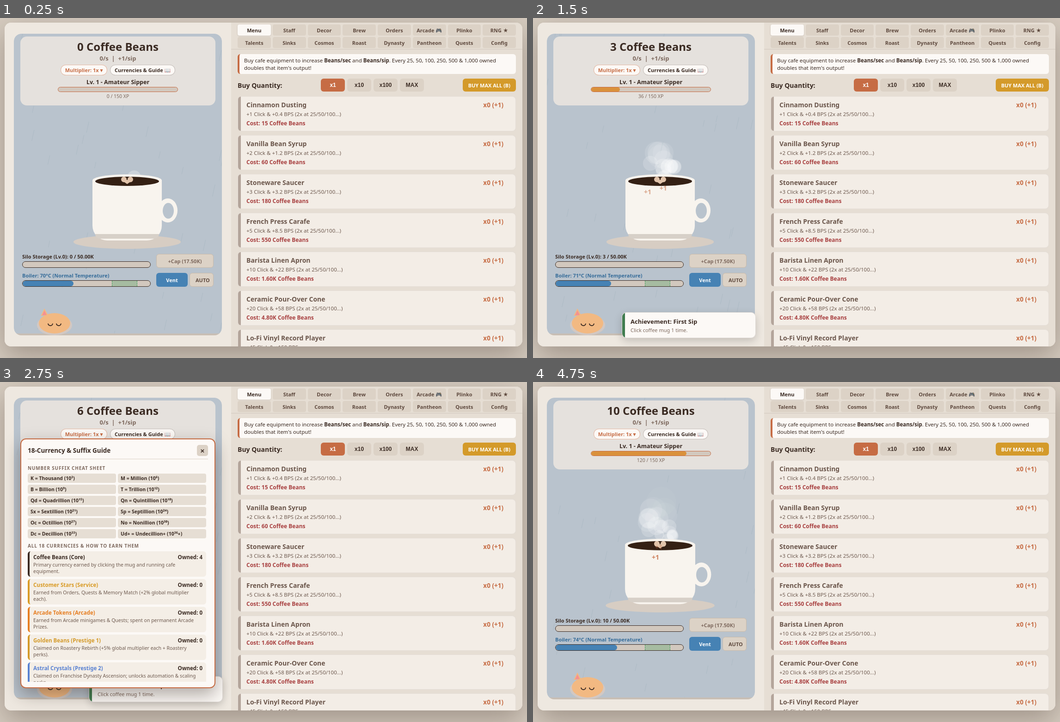
Above: before the commit, frames 1-4 (two rows, left to right).
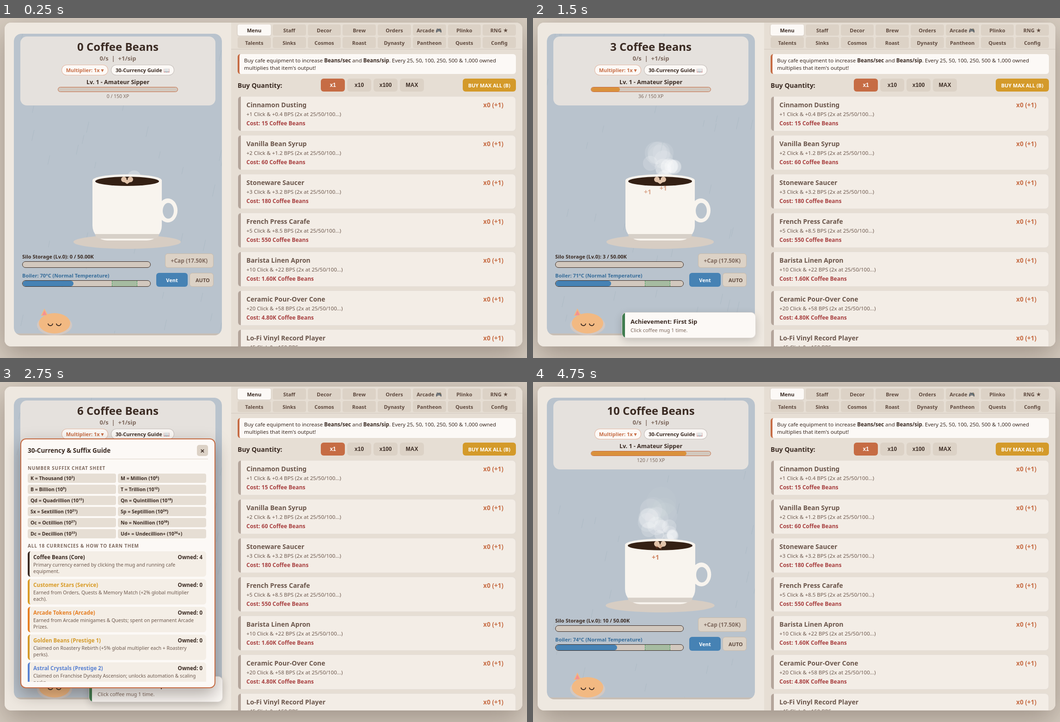
Above: after the commit, the same moments.

Repository: caarsonl/Cafe_Clicker
Game: browser game, page index.html
Two runs of this game, one before a commit and one after it. Both use one fixed random seed, a clock stepped at 60 frames per second and the inputs below.
Inputs (mouse positions are in pixels of both pictures, inside the frame that each line leads up to):
- Up to frame 1 (0.25 s): no input
- Up to frame 2 (1.5 s): click (648, 184) at 0.27 s; hold Right from 1.03 s (still down); click (648, 215) at 1.07 s; tap Space at 1.1 s
- Up to frame 3 (2.75 s): release Right at 1.53 s; hold Down 1.58-1.85 s; tap Space at 1.6, 2.1, 2.6 s; click (73, 518) at 1.67 s; hold Left 1.9-2.47 s; click "Currencies & Guide 📖" (after the commit: "30-Currency Guide 📖") at 2.02 s; click (158, 504) at 2.27 s; hold Up from 2.52 s (still down)
- Up to frame 4 (4.75 s): release Up at 2.82 s; click (680, 609) at 2.87 s; hold Right 2.87-3.53 s; tap Space every 0.5 s from 3.1 to 4.6 s; click (596, 623) at 3.47 s; hold Up 3.58-3.82 s; hold Left 3.87-4.3 s; click (648, 487) at 4.07 s; hold Down 4.35-4.68 s; click "Currencies & Guide 📖" (after the commit: "30-Currency Guide 📖") at 4.52 s; click (712, 562) at 4.67 s; hold Right from 4.73 s (still down)

The runs differ from the first frame. In frame 1, 0.4% of the frame differs, in the area x 11-60%, y 13-74%; in frame 2, 0.4%; in frame 3, 0.3%; in frame 4, 0.4%.

Commit message:
0.9

Diff:
--- a/index.html
+++ b/index.html
@@ -14,7 +14,7 @@
            LEFT STAGE: WINDOW SCENE, MUG, CAT, HUD & STABILIZERS
            ================================================================= -->
       <section id="left-stage">
-        <!-- Interactive Canvas: Sky, Rain, Decor, Cat, Croissant, Mug, Steam & Popups -->
+        <!-- Interactive Canvas: Sky, Rain, Shimmering Drops, Decor, Cat, Croissant, Mug & Popups -->
         <canvas id="scene-canvas" width="450" height="652"></canvas>
 
         <!-- Single Clean Top Production & Level Overlay -->
@@ -26,8 +26,8 @@
             <button id="multiplier-display" class="hud-pill" type="button" title="Inspect every multiplier source">
               Multiplier: 1.0x ▾
             </button>
-            <button id="btn-open-glossary" class="hud-pill hud-pill-guide" type="button" title="View all 18 Currencies & Number Suffixes">
-              Currencies &amp; Guide 📖
+            <button id="btn-open-glossary" class="hud-pill hud-pill-guide" type="button" title="View all 30 Currencies & Number Suffixes">
+              30-Currency Guide 📖
             </button>
           </div>
 
@@ -37,7 +37,7 @@
             <div class="progress-track xp-track">
               <div id="xp-bar-fill" class="progress-fill xp-fill" style="width: 0%;"></div>
             </div>
-            <div id="xp-text">0 / 150 XP</div>
+            <div id="xp-text">0 / 158 XP</div>
           </div>
 
           <!-- Compact 3-Column Active Currency Grid (Shows Full Names + Color Badges) -->
@@ -53,10 +53,10 @@
           <div id="mult-pop-body" class="popover-body"></div>
         </aside>
 
-        <!-- Interactive 18-Currency & Number Suffix Glossary Popover -->
+        <!-- Interactive 30-Currency & Number Suffix Glossary Popover -->
         <aside id="glossary-popover" class="hud-popover glossary-popover hidden" aria-label="Currency Glossary">
           <div class="popover-header">
-            <span class="popover-title">18-Currency &amp; Suffix Guide</span>
+            <span class="popover-title">30-Currency &amp; Suffix Guide</span>
             <button id="btn-close-glossary" class="popover-close" type="button" aria-label="Close">×</button>
           </div>
           <div id="glossary-pop-body" class="popover-body glossary-scroll"></div>
@@ -72,9 +72,14 @@
                 <div id="silo-bar-fill" class="progress-fill silo-fill" style="width: 0%;"></div>
               </div>
             </div>
-            <button id="btn-silo-upgrade" class="btn btn-silo" type="button" title="Increase maximum Bean storage capacity">
-              +Cap (12.00K)
-            </button>
+            <div class="boiler-btn-group">
+              <button id="btn-silo-upgrade" class="btn btn-silo-compact" type="button" title="Increase maximum Bean storage capacity">
+                +Cap (17.5K)
+              </button>
+              <button id="btn-auto-silo" class="btn btn-toggle hidden" type="button" title="Auto-upgrade Silo at 95% full">
+                AUTO
+              </button>
+            </div>
           </div>
 
           <!-- Espresso Boiler Temperature Row -->
@@ -82,13 +87,13 @@
             <div class="meter-column">
               <div id="boiler-text" class="meter-label heat-cold">Boiler: 70°C (Normal)</div>
               <div class="progress-track stabilizer-track">
-                <div class="boiler-sweet-zone" title="Sweet Spot (85°C–95°C): +50% Extraction Bonus!"></div>
+                <div id="boiler-sweet-zone" class="boiler-sweet-zone" title="Sweet Spot (85°C–95°C): +50% Extraction & distills Velvet Crema Essence!"></div>
                 <div id="boiler-bar-fill" class="progress-fill heat-cold-fill" style="width: 40%;"></div>
               </div>
             </div>
             <div class="boiler-btn-group">
               <button id="btn-vent" class="btn btn-vent" type="button" title="Cool boiler by 25°C (Hotkey: V)">Vent</button>
-              <button id="btn-auto-vent" class="btn btn-toggle" type="button" title="Automatically vent at 95°C">AUTO</button>
+              <button id="btn-auto-vent" class="btn btn-toggle" type="button" title="Automatically vent before overheating">AUTO</button>
             </div>
           </div>
         </div>
@@ -137,7 +142,7 @@
           <!-- 1. MENU TAB (30 Regular Upgrades) -->
           <div id="tab-menu" class="tab-pane active">
             <div class="pane-helper-banner">
-              Buy cafe equipment to increase <strong>Beans/sec</strong> and <strong>Beans/sip</strong>. Every 25, 50, 100, 250, 500 &amp; 1,000 owned doubles that item's output!
+              Buy cafe equipment to increase <strong>Beans/sec</strong> and <strong>Beans/sip</strong>. Every 25, 50, 100, 250, 500 &amp; 1,000 owned multiplies that item's output!
             </div>
             <div class="pane-toolbar">
               <span class="toolbar-label">Buy Quantity:</span>
@@ -157,7 +162,7 @@
           <!-- 2. STAFF TAB (5 Cafe Companions) -->
           <div id="tab-staff" class="tab-pane">
             <div class="pane-helper-banner">
-              Hire cozy companions to automate mug sips, catch flying Golden Croissants, auto-buy upgrades, and boost offline &amp; tip income.
+              Hire cozy companions to automate mug sips, catch flying Golden Croissants &amp; Shimmering Raindrops, auto-buy upgrades, and boost offline &amp; tip income.
             </div>
             <div class="pane-header-row">
               <h2 class="pane-title">Cafe Staff &amp; Companions</h2>
@@ -181,13 +186,19 @@
             <div class="pane-helper-banner">
               Research specialty drinks to unlock permanent cafe-wide multipliers and fulfill higher-paying Customer Orders.
             </div>
+            <div class="pane-header-row">
+              <h2 class="pane-title">Specialty Brew Lab</h2>
+              <button id="btn-auto-brew" class="btn btn-secondary btn-sm hidden" type="button">
+                Auto-Brew: OFF
+              </button>
+            </div>
             <div id="brew-list" class="card-list"></div>
           </div>
 
-          <!-- 5. ORDERS TAB (Customer Counter) -->
+          <!-- 5. ORDERS TAB (Customer Counter & VIP Food Critics) -->
           <div id="tab-orders" class="tab-pane">
             <div class="pane-helper-banner">
-              Serve freshly brewed drinks to customers to earn <strong>Customer Stars ★</strong> (+2% global multiplier each) and huge bean tips.
+              Serve freshly brewed drinks to earn <strong>Customer Stars ★</strong>. Every 5th order spawns a <strong>VIP Food Critic</strong> who awards <strong>Royal Coffee Seals</strong>!
             </div>
             <div class="pane-header-row">
               <h2 class="pane-title">Customer Counter</h2>
@@ -196,9 +207,10 @@
               </button>
             </div>
             <p id="customer-stars-display" class="sub-stat-star">
-              Customer Stars Collected: 0 ★ (+0% Multiplier)
+              Customer Stars Collected: 0 ★ (+0% Multiplier) &nbsp;|&nbsp; Next VIP Critic in 5 orders
             </p>
             <div id="order-card" class="game-card order-box">
+              <div id="order-vip-badge" class="vip-critic-badge hidden">👑 VIP FOOD CRITIC ORDER (Awards Royal Coffee Seal!)</div>
               <div id="order-title" class="card-title">Waiting for next customer...</div>
               <div id="order-timer" class="card-desc"></div>
               <button id="btn-serve-order" class="btn btn-serve hidden" type="button">
@@ -300,16 +312,16 @@
             <div id="arcade-shop-list" class="card-list compact-list"></div>
           </div>
 
-          <!-- 7. PLINKO TAB (18-Currency Physics Simulator) -->
+          <!-- 7. PLINKO TAB (30-Currency Physics Simulator) -->
           <div id="tab-plinko" class="tab-pane">
             <div class="pane-helper-banner">
-              Select any of your <strong>18 Currencies</strong> below, set your wager (up to 10% of balance), and click the top strip or <strong>DROP</strong> to aim!
+              Select any of your <strong>30 Currencies</strong> below, set your wager (up to 10% of balance), and click the top strip or <strong>DROP</strong> to aim!
             </div>
             <div id="plinko-currency-grid" class="plinko-curr-grid"></div>
             <div id="plinko-risk-label" class="plinko-risk-text">
               Coffee Beans: Bias Handicap 0%
             </div>
-            <canvas id="plinko-canvas" width="545" height="365"></canvas>
+            <canvas id="plinko-canvas" width="545" height="350"></canvas>
             <div class="plinko-controls">
               <div class="plinko-bal-col">
                 <div id="plinko-bal-label" class="plinko-bal-text">Bal: 0</div>
@@ -330,7 +342,7 @@
             </div>
           </div>
 
-          <!-- 8. RNG TAB (15-Tier Grindy Aura Roller, Craftable Gear & 5-Star Mastery) -->
+          <!-- 8. RNG TAB (15-Tier Grindy Aura Roller, Craftable Gear, Paradox Salvage & Dual Auras) -->
           <div id="tab-rng" class="tab-pane">
             <div class="pane-header-row">
               <div>
@@ -365,6 +377,11 @@
                 <div id="rng-current-buff" class="rng-aura-buff">Farm duplicate auras to craft Gear &amp; reach 5★ Mastery!</div>
               </div>
 
+              <!-- Active Equipped Aura(s) Bar -->
+              <div id="rng-equipped-bar" class="rng-equipped-bar">
+                Primary Aura: None &nbsp;|&nbsp; Sub-Aura: Locked (Requires Void-Rift Relics)
+              </div>
+
               <!-- Roll Progress Bar -->
               <div class="rng-progress-wrap" title="Current Roll Progress">
                 <div id="rng-roll-bar" class="rng-roll-bar" style="width: 0%;"></div>
@@ -405,6 +422,15 @@
               </div>
             </div>
 
+            <!-- Paradox Dust Salvage & Trait Lab -->
+            <div class="pane-header-row section-spacer">
+              <h3 class="pane-subtitle">Paradox Dust Salvage &amp; Aura Traits</h3>
+              <button id="btn-rng-dissolve" class="btn btn-pantheon btn-sm" type="button" title="Dissolve excess Common–Epic duplicates into Paradox Dust">
+                Salvage Duplicates → Dust
+              </button>
+            </div>
+            <div id="rng-traits-list" class="card-list compact-list"></div>
+
             <!-- Craftable RNG Gear & Gauntlets (Consumes Rolled Auras + Currencies) -->
             <h3 class="pane-subtitle section-spacer">Craftable RNG Gear (Sacrifice Duplicate Auras)</h3>
             <div id="rng-gear-list" class="card-list compact-list"></div>
@@ -436,10 +462,10 @@
             <div id="milestones-list" class="card-list"></div>
           </div>
 
-          <!-- 10. SINKS TAB (Altar, Transmutation & Endless Crucible) -->
+          <!-- 10. SINKS TAB (Altar, Specialty Rule-Changers, Transmutation & Endless Crucible) -->
           <div id="tab-sinks" class="tab-pane">
             <div class="pane-helper-banner">
-              Convert excess Coffee Beans into higher-tier currencies or dump resources into uncapped multipliers.
+              Spend your <strong>12 Specialty &amp; Ultra-Endgame Currencies</strong> on permanent rule-changing upgrades, or dump excess resources into uncapped multipliers.
             </div>
             <div class="game-card card-altar">
               <div class="card-accent accent-gold"></div>
@@ -452,6 +478,9 @@
               </button>
             </div>
 
+            <h2 class="pane-title section-spacer">Specialty Alchemy &amp; Endgame Rule-Changers</h2>
+            <div id="specialty-alchemy-list" class="card-list compact-list"></div>
+
             <h2 class="pane-title section-spacer">Transmutation Forge (Currency Exchange)</h2>
             <div id="transmute-list" class="card-list compact-list"></div>
 
@@ -459,19 +488,38 @@
             <div id="sinks-list" class="card-list"></div>
           </div>
 
-          <!-- 11. COSMOS TAB (12 Celestial Forges, Pinnacle Sanctuary & God-Tier Perks) -->
+          <!-- 11. COSMOS TAB (12 Celestial Forges, Sanctuary, Tier 4 Omniverse & God-Tier Perks) -->
           <div id="tab-cosmos" class="tab-pane">
             <div class="pane-helper-banner">
               Forge <strong>12 Endgame Celestial Currencies</strong> using full resource recipes—every forged currency grants a massive permanent multiplier!
             </div>
-            <h2 class="pane-title">The Celestial Forge (12 Endgame Currencies)</h2>
+            <div class="pane-header-row">
+              <h2 class="pane-title">The Celestial Forge (12 Currencies)</h2>
+              <button id="btn-auto-forge" class="btn btn-secondary btn-sm hidden" type="button">
+                Auto-Forge: OFF
+              </button>
+            </div>
             <div id="cosmic-forges-list" class="card-list compact-list"></div>
 
-            <!-- Pinnacle Goal Banner -->
+            <!-- Pinnacle Sanctuary Goal Banner -->
             <button id="sanctuary-goal-banner" class="sanctuary-banner" type="button">
               GOAL: Lv.100, 12 Recipes, Silo 45, 10 Omega Singularity, 3 Genesis Crema &amp; 1 Eternal Bean
             </button>
 
+            <!-- Tier 4 Endgame Reset: Omniversal Transcendence -->
+            <div id="omniverse-section" class="section-spacer">
+              <div id="omniverse-bal-header" class="prestige-bal text-omniverse">
+                Omniverse Seeds: 0 (Requires Omniversal Sanctuary Awakened)
+              </div>
+              <button id="btn-trigger-omniverse" class="prestige-banner banner-omniverse" type="button">
+                <span class="banner-accent accent-omniverse"></span>
+                <span class="banner-content">
+                  <strong class="banner-title">Perform Omniversal Transcendence (Tier 4 Endgame)</strong>
+                  <span id="omniverse-status-text" class="banner-sub">Awaken the Sanctuary first to harvest Omniverse Seeds</span>
+                </span>
+              </button>
+            </div>
+
             <h2 class="pane-title section-spacer">God-Tier Cosmic Perks</h2>
             <div id="cosmic-perks-list" class="card-list"></div>
           </div>
@@ -481,10 +529,15 @@
             <div class="pane-helper-banner">
               Reset your Coffee Beans and Menu Upgrades to claim <strong>Golden Beans</strong> (+5% global multiplier each + Roastery perks).
             </div>
-            <div id="roast-bal-header" class="prestige-bal text-gold">
-              Available: 0 Golden Beans
-            </div>
-            <button id="btn-trigger-rebirth" class="prestige-banner banner-gold" type="button">
+            <div class="pane-header-row">
+              <div id="roast-bal-header" class="prestige-bal text-gold" style="margin-bottom:0;">
+                Available: 0 Golden Beans
+              </div>
+              <button id="btn-auto-rebirth" class="btn btn-secondary btn-sm hidden" type="button">
+                Auto-Rebirth: OFF
+              </button>
+            </div>
+            <button id="btn-trigger-rebirth" class="prestige-banner banner-gold" type="button" style="margin-top:8px;">
               <span class="banner-accent accent-gold"></span>
               <span class="banner-content">
                 <strong class="banner-title">Perform Roastery Rebirth (Tier 1)</strong>
@@ -553,7 +606,12 @@
             <div class="pane-helper-banner">
               Complete contracts for Coffee Beans, Customer Stars ★, and Arcade Tokens 🪙. Claimed contracts automatically upgrade to the next tier!
             </div>
-            <h2 class="pane-title">Daily Cafe Contracts &amp; Quests</h2>
+            <div class="pane-header-row">
+              <h2 class="pane-title">Daily Cafe Contracts &amp; Quests</h2>
+              <button id="btn-claim-all-quests" class="btn btn-success btn-sm" type="button">
+                Claim All Ready
+              </button>
+            </div>
             <div id="quests-list" class="card-list"></div>
           </div>
 
@@ -594,17 +652,31 @@
               </div>
 
               <div class="game-card config-row">
-                <span class="card-title">Manual Game Save (LocalStorage)</span>
+                <div>
+                  <div class="card-title">Auto-Save &amp; Manual Save</div>
+                  <div id="cfg-last-saved" class="card-desc">Auto-saved just now ✓</div>
+                </div>
                 <button id="btn-cfg-save" class="btn btn-success btn-cfg-wide" type="button">
                   Save Progress Now
                 </button>
+              </div>
+
+              <div class="game-card config-row">
+                <div>
+                  <div class="card-title">Backup / Transfer Save Code</div>
+                  <div class="card-desc">Copy or paste your Base64 save string across devices.</div>
+                </div>
+                <div class="sink-btn-group">
+                  <button id="btn-cfg-export" class="btn btn-astral btn-sm" type="button">Copy Save</button>
+                  <button id="btn-cfg-import" class="btn btn-gold btn-sm" type="button">Import Save</button>
+                </div>
               </div>
 
               <div class="game-card config-danger">
                 <div class="card-accent accent-danger"></div>
                 <div class="card-main">
                   <div class="card-title text-danger">Remove Data / Wipe Save</div>
-                  <div class="card-desc">Deletes local save data and resets all currencies to 0.</div>
+                  <div class="card-desc">Deletes local save data and resets all 30 currencies to 0.</div>
                 </div>
                 <button id="btn-cfg-wipe" class="btn btn-danger btn-wipe" type="button">
                   Wipe All Save Data
